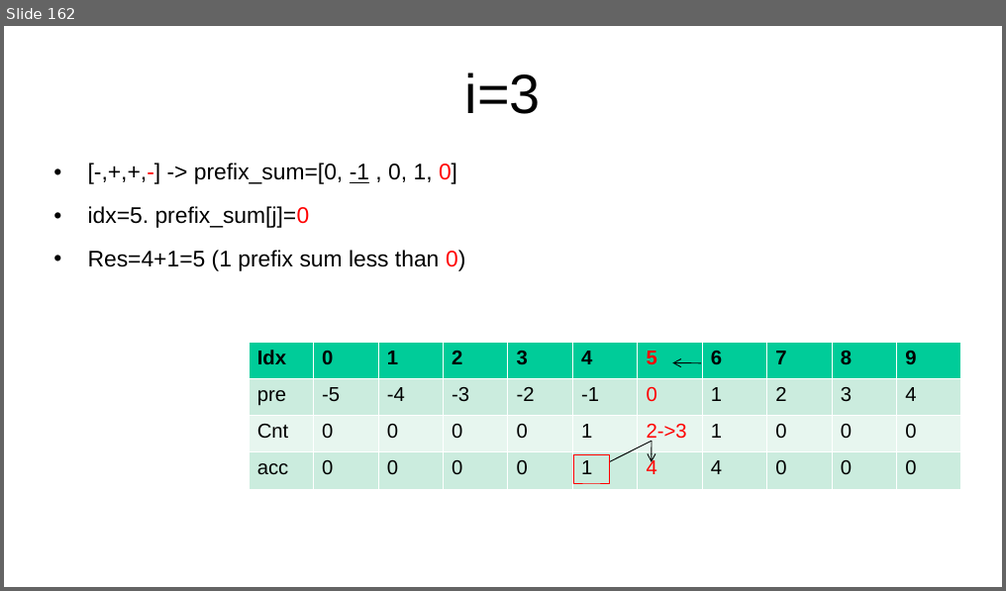
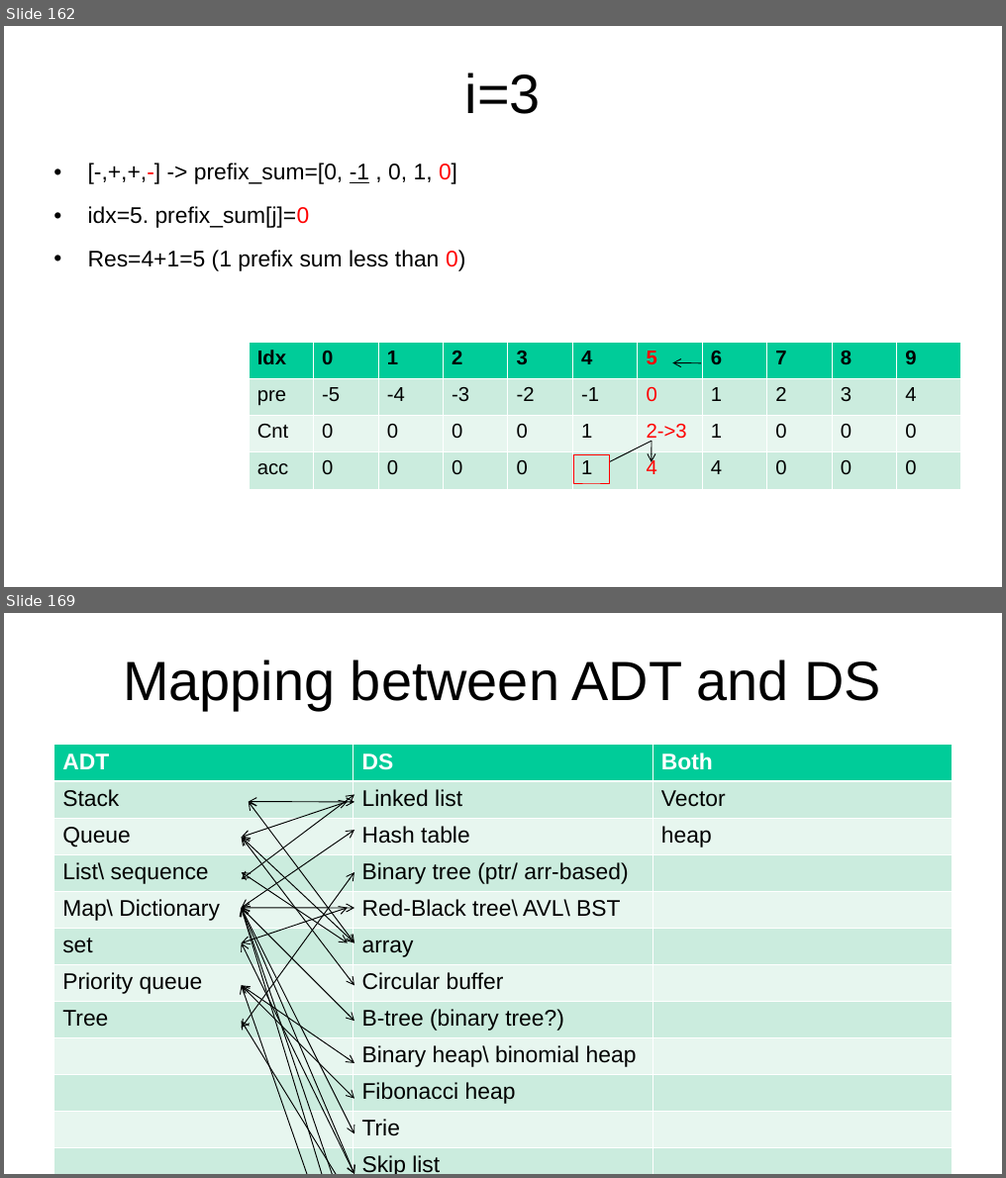
Before and after one commit to kindaichinisan/CompetitiveProgramming, a slide deck: MyCode/competitive_programming.ppt. Shown one above the other, each under a label of ours: slide 162 before the commit, slides 162 and 169 after it; the slides between them are not shown. The pictures are 1006x591 and 1006x1178 pixels, drawn with LibreOffice and Linux fonts; fonts in the diff are those of the drawing. Boxes give left, top, right and bottom in pixels: in the first picture for what was removed or moved away, otherwise in the second. Text is boxed around its words. In the diff, an @@ line names an element or a change of style, - is before the commit and + after.

Commit message:
Solve leetcode 3781. Add Sorting partition code. Update segment tree code.

```diff
--- a/MyCode/competitive_programming.ppt
+++ b/MyCode/competitive_programming.ppt
@@ slide 169 added at (4, 613, 1002, 1174), background #FFFFFF @@
@@ title added at (123, 660, 881, 710), 44 pt, text #000000 @@
+Mapping between ADT and DS
@@ table added at (54, 745, 953, 1174), 17 rows, 3 columns @@
+ADT | DS | Both
+Stack | Linked list | Vector
+Queue | Hash table | heap
+List\ sequence | Binary tree (ptr/ arr-based) | 
+Map\ Dictionary | Red-Black tree\ AVL\ BST | 
+set | array | 
+Priority queue | Circular buffer | 
+Tree | B-tree (binary tree?) | 
+ | Binary heap\ binomial heap | 
+ | Fibonacci heap | 
+ | Trie | 
+ | Skip list | 
+ | K-ary tree | 
+ | Splay tree | 
+ | Treap | 
+ | Pairing heap | 
+ |  | 
@@ double arrow added from (242, 838) to (348, 801), #000000 0.74 pt @@
@@ double arrow added from (242, 879) to (354, 795), #000000 0.74 pt @@
@@ double arrow added from (249, 801) to (354, 944), #000000 0.74 pt @@
@@ double arrow added from (249, 802) to (354, 802), #000000 0.74 pt @@
@@ double arrow added from (242, 838) to (354, 944), #000000 0.74 pt @@
@@ double arrow added from (242, 838) to (354, 986), #000000 0.74 pt @@
@@ double arrow added from (242, 908) to (354, 831), #000000 0.74 pt @@
@@ double arrow added from (242, 873) to (348, 944), #000000 0.74 pt @@
@@ double arrow added from (242, 1029) to (354, 873), #000000 0.74 pt @@
@@ double arrow added from (242, 908) to (354, 908), #000000 0.74 pt @@
@@ double arrow added from (242, 908) to (354, 1022), #000000 0.74 pt @@
@@ double arrow added from (242, 908) to (354, 1135), #000000 0.74 pt @@
@@ double arrow added from (242, 908) to (354, 1174), #000000 0.74 pt @@
@@ double arrow added from (242, 944) to (348, 908), #000000 0.74 pt @@
@@ double arrow added from (242, 908) to (354, 1174), #000000 0.74 pt @@
@@ double arrow added from (242, 908) to (354, 1174), #000000 0.74 pt @@
@@ double arrow added from (242, 944) to (354, 1174), #000000 0.74 pt @@
@@ double arrow added from (242, 986) to (354, 1064), #000000 0.74 pt @@
@@ double arrow added from (242, 986) to (354, 1099), #000000 0.74 pt @@
@@ double arrow added from (242, 986) to (354, 1174), #000000 0.74 pt @@
@@ double arrow added from (242, 1022) to (354, 1174), #000000 0.74 pt @@
```
Also in this commit, not shown: 1 slide changed, 22 other slides added, 4 other files.
